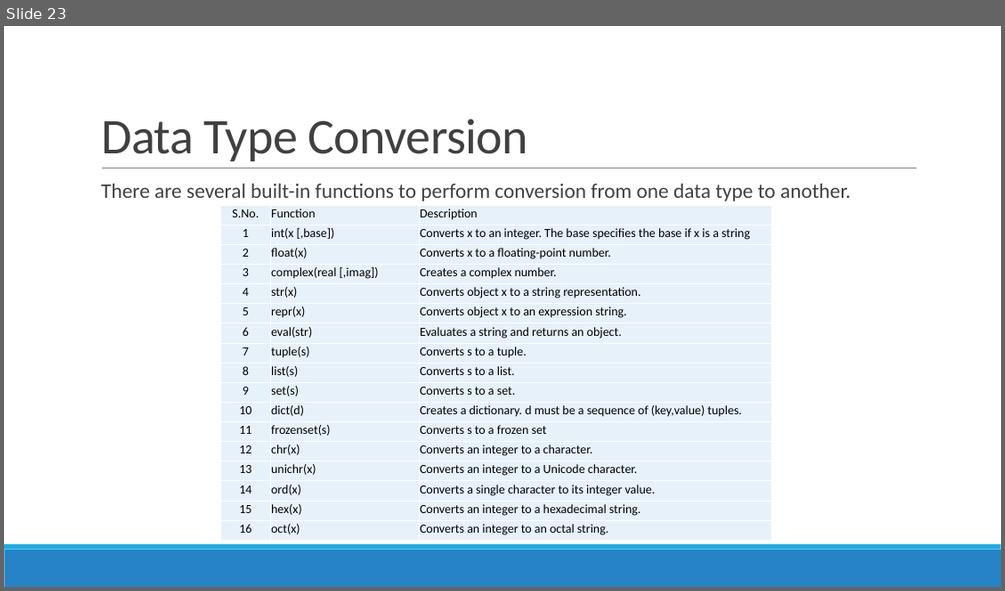
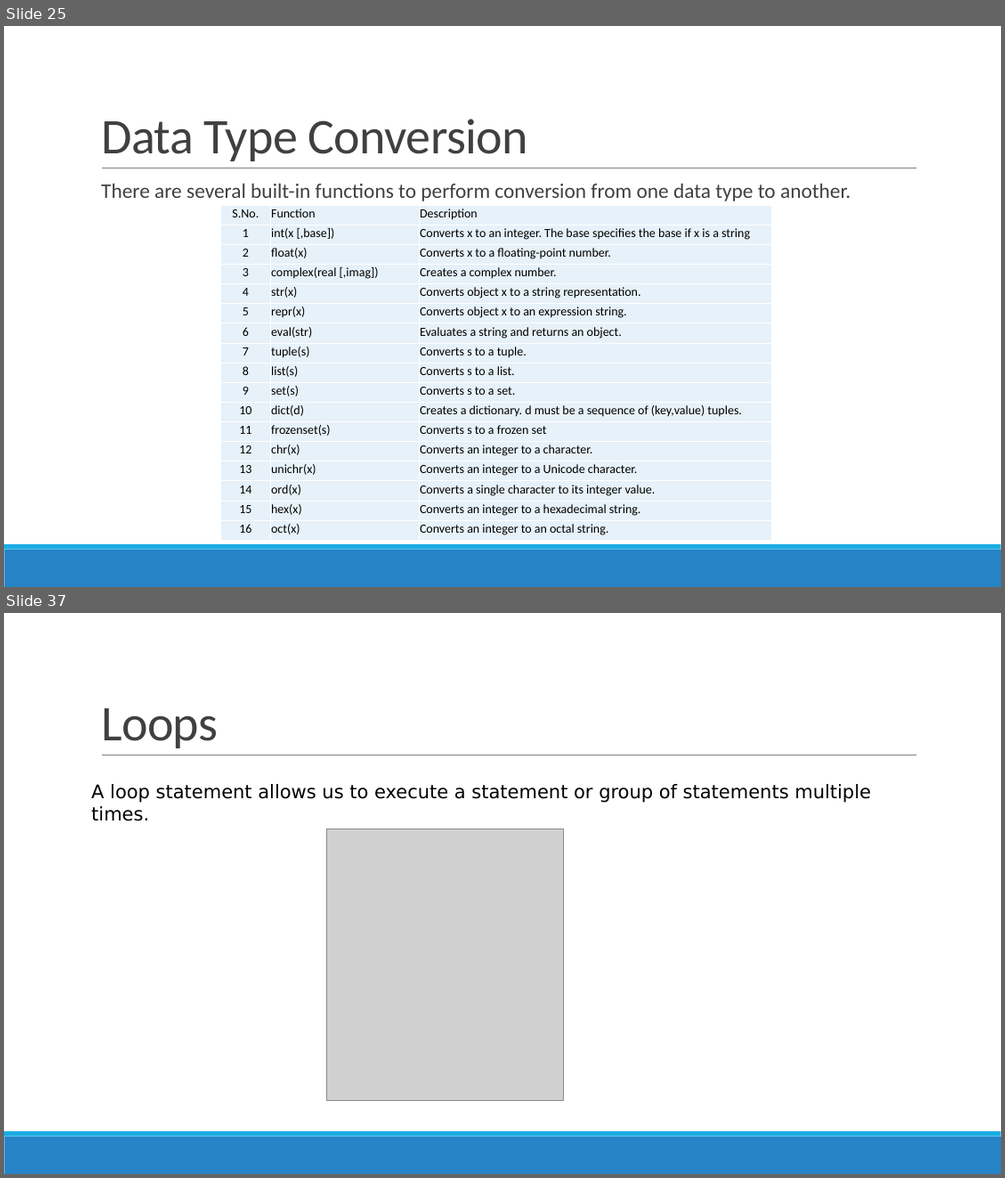
Before and after one commit to siddharth1k/Building-Web-Applications-with-Python, a slide deck: Session5 -Python.pptx. Shown one above the other, each under a label of ours: slide 23 before the commit, slides 25 and 37 after it; the slides between them are not shown. The pictures are 1005x591 and 1005x1178 pixels, drawn with LibreOffice and Linux fonts; fonts in the diff are those of the drawing; grey boxes stand for pictures. Boxes give left, top, right and bottom in pixels: in the first picture for what was removed or moved away, otherwise in the second. Text is boxed around its words. In the diff, an @@ line names an element or a change of style, - is before the commit and + after.

```diff
--- a/Session5 -Python.pptx
+++ b/Session5 -Python.pptx
@@ slide 37 added at (4, 613, 1001, 1174), background #FFFFFF; not listed: 3 template elements that a slide beside it also shows @@
@@ title added at (101, 708, 218, 748), 48 pt, text #404040 @@
+Loops
@@ text added at (91, 784, 871, 821), 18 pt, text #000000 @@
+A loop statement allows us to execute a statement or group of statements multiple times.
@@ picture added at (326, 829, 563, 1100) @@
@@ what was slide 23 is now slide 25 @@
```
Also in this commit, not shown: 15 other slides added.
